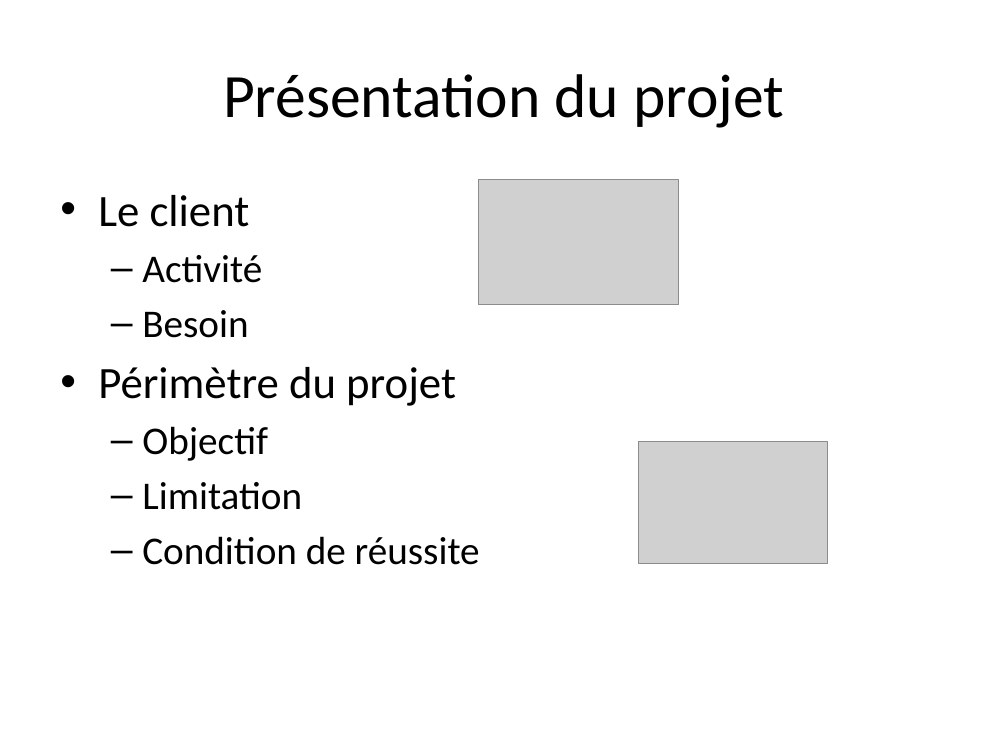
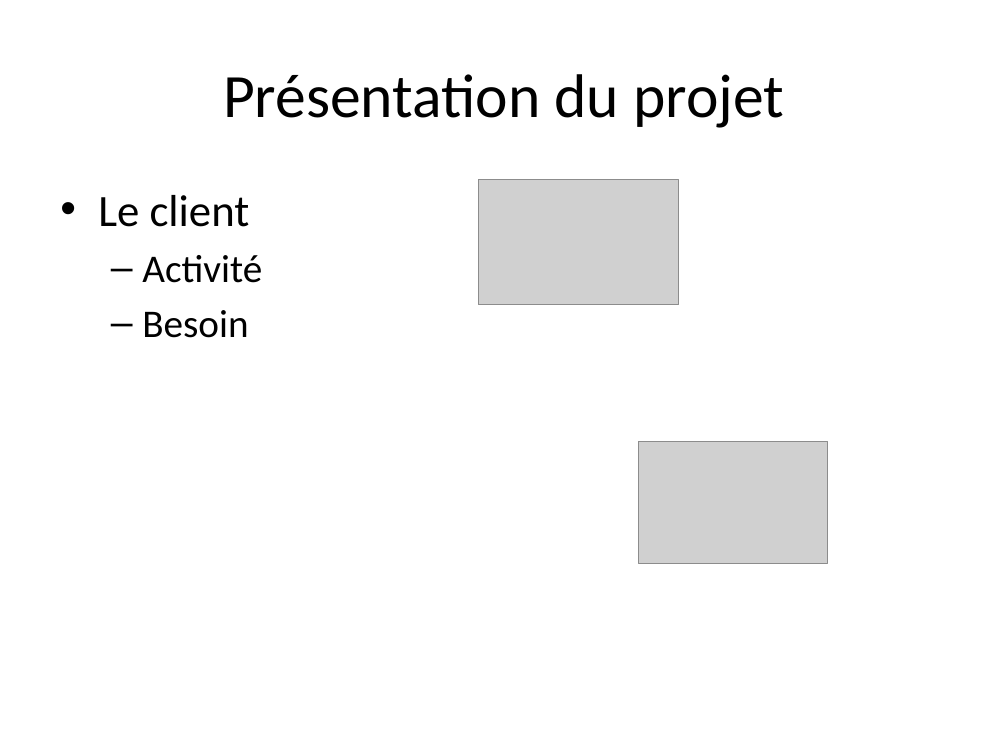
Before and after one commit to xzar/megauav2013, a slide deck: slide 4 of docs/Soutenance/PréSoutenance 0511.pptx. Drawn at 1008x756 pixels with LibreOffice and Linux fonts; fonts in the diff are those of the drawing; grey boxes stand for pictures. Boxes give left, top, right and bottom in pixels: in the first picture for what was removed or moved away, otherwise in the second. Text is boxed around its words. In the diff, an @@ line names an element or a change of style, - is before the commit and + after.

```diff
--- a/docs/Soutenance/PréSoutenance 0511.pptx
+++ b/docs/Soutenance/PréSoutenance 0511.pptx
@@ text at box(98, 367, 480, 565): paragraphs removed @@
-• Périmètre du projet
-  – Objectif
-  – Limitation
-  – Condition de réussite
```
Also in this commit, not shown: 4 other slides changed, 5 slides added, 2 slides removed.
